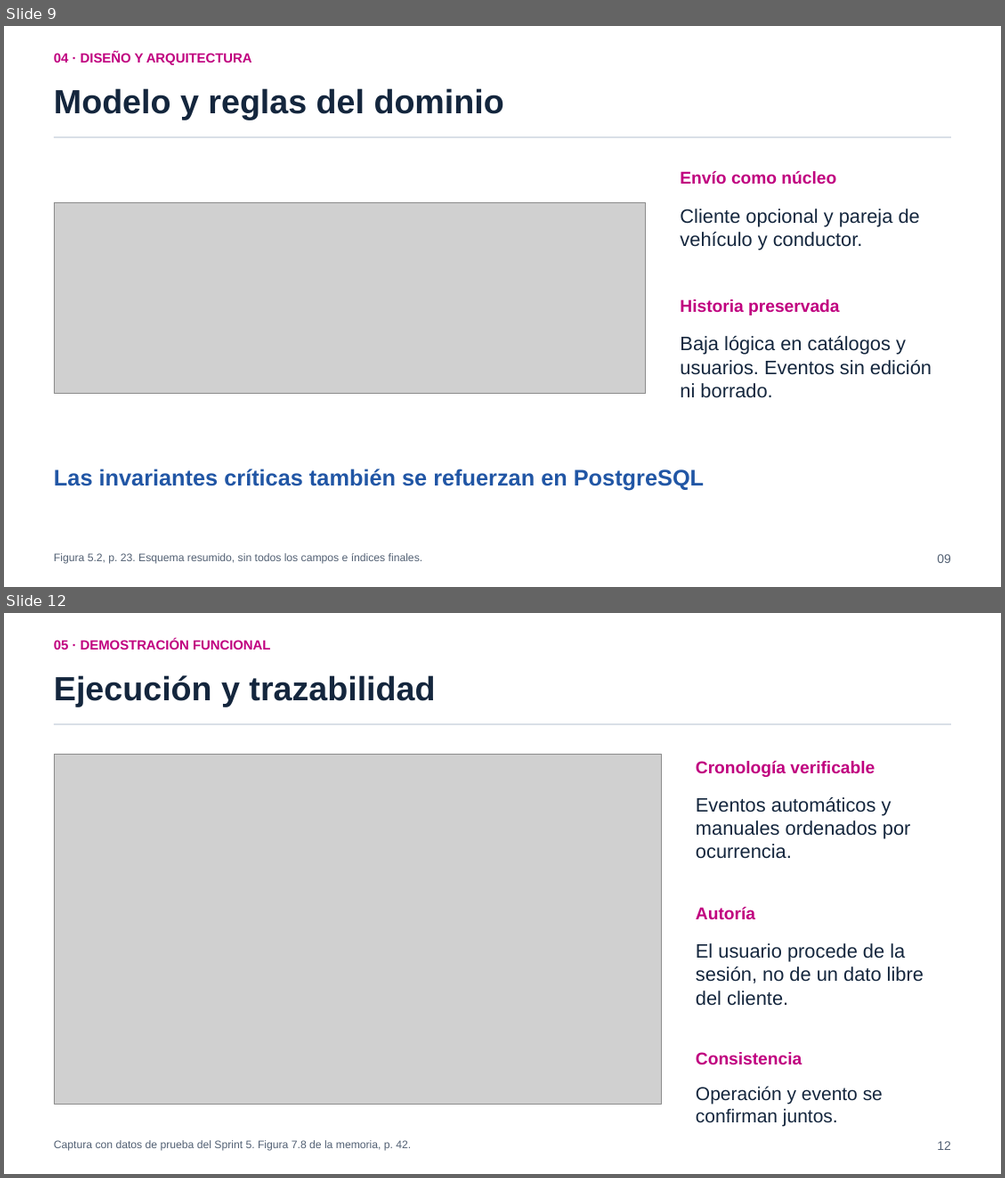
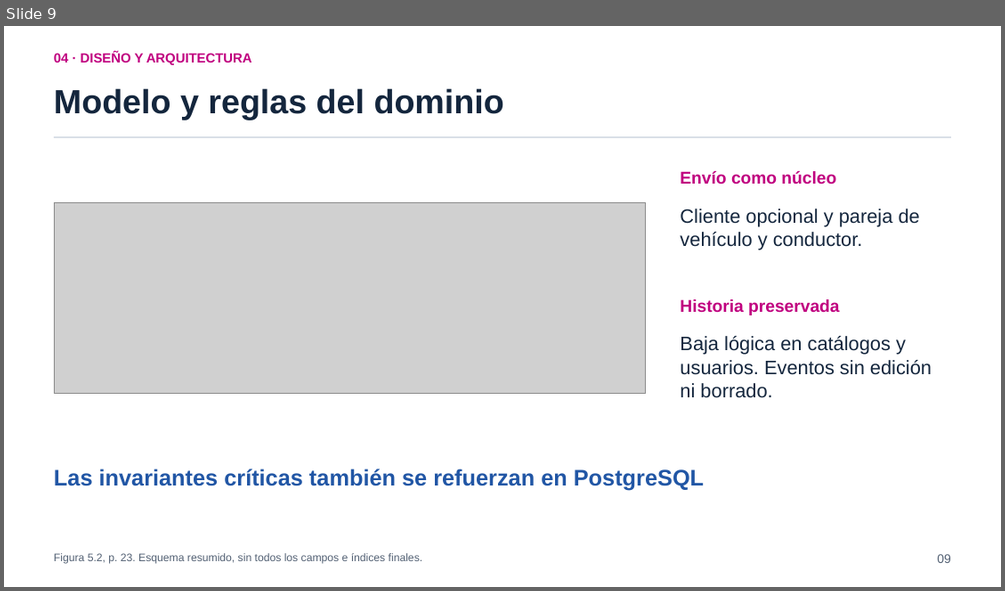
Before and after one commit to pey-45/TransitOps, a slide deck: tfg/presentacion/entrega/TransitOps_Presentacion_TFG.pptx. Shown one above the other, each under a label of ours: slides 9 and 12 before the commit, slide 9 after it; the slides between them are not shown. The pictures are 1005x1178 and 1005x591 pixels, drawn with LibreOffice and Linux fonts; fonts in the diff are those of the drawing; grey boxes stand for pictures. Boxes give left, top, right and bottom in pixels: in the first picture for what was removed or moved away, otherwise in the second. Text is boxed around its words. In the diff, an @@ line names an element or a change of style, - is before the commit and + after.

```diff
--- a/tfg/presentacion/entrega/TransitOps_Presentacion_TFG.pptx
+++ b/tfg/presentacion/entrega/TransitOps_Presentacion_TFG.pptx
@@ slide 12 removed at [4,613,1001,1174], background #FFFFFF @@
@@ text removed at [54,639,271,649] @@
-05 · DEMOSTRACIÓN FUNCIONAL
@@ text removed at [54,675,435,706] @@
-Ejecución y trazabilidad
@@ rectangle removed at [54,723,952,725] @@
@@ picture removed at [54,755,662,1104] @@
@@ text removed at [696,761,874,777] @@
-Cronología verificable
@@ text removed at [696,797,911,859] @@
-Eventos automáticos y manuales ordenados por ocurrencia.
@@ text removed at [696,907,755,920] @@
-Autoría
@@ text removed at [696,943,923,1005] @@
-El usuario procede de la sesión, no de un dato libre del cliente.
@@ text removed at [696,1052,801,1065] @@
-Consistencia
@@ text removed at [696,1086,882,1127] @@
-Operación y evento se confirman juntos.
@@ text removed at [54,1140,411,1151] @@
-Captura con datos de prueba del Sprint 5. Figura 7.8 de la memoria, p. 42.
@@ text removed at [937,1141,951,1150] @@
-12
```
Also in this commit, not shown: 9 slides changed, 3 other slides removed, 13 other files.
